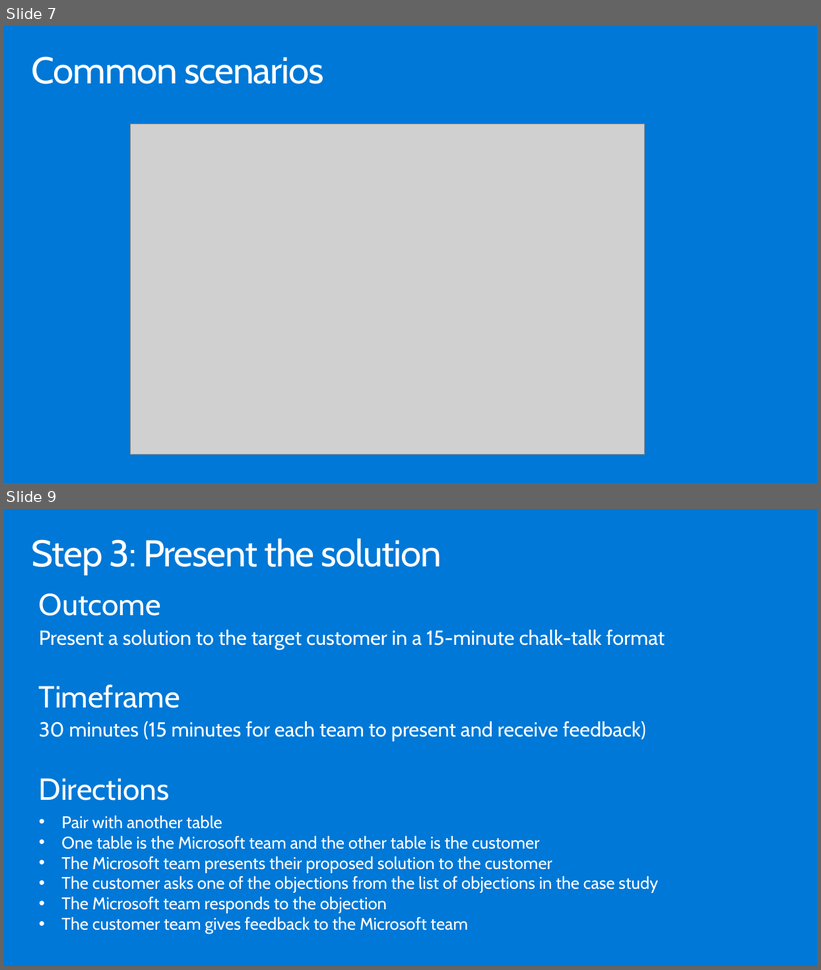
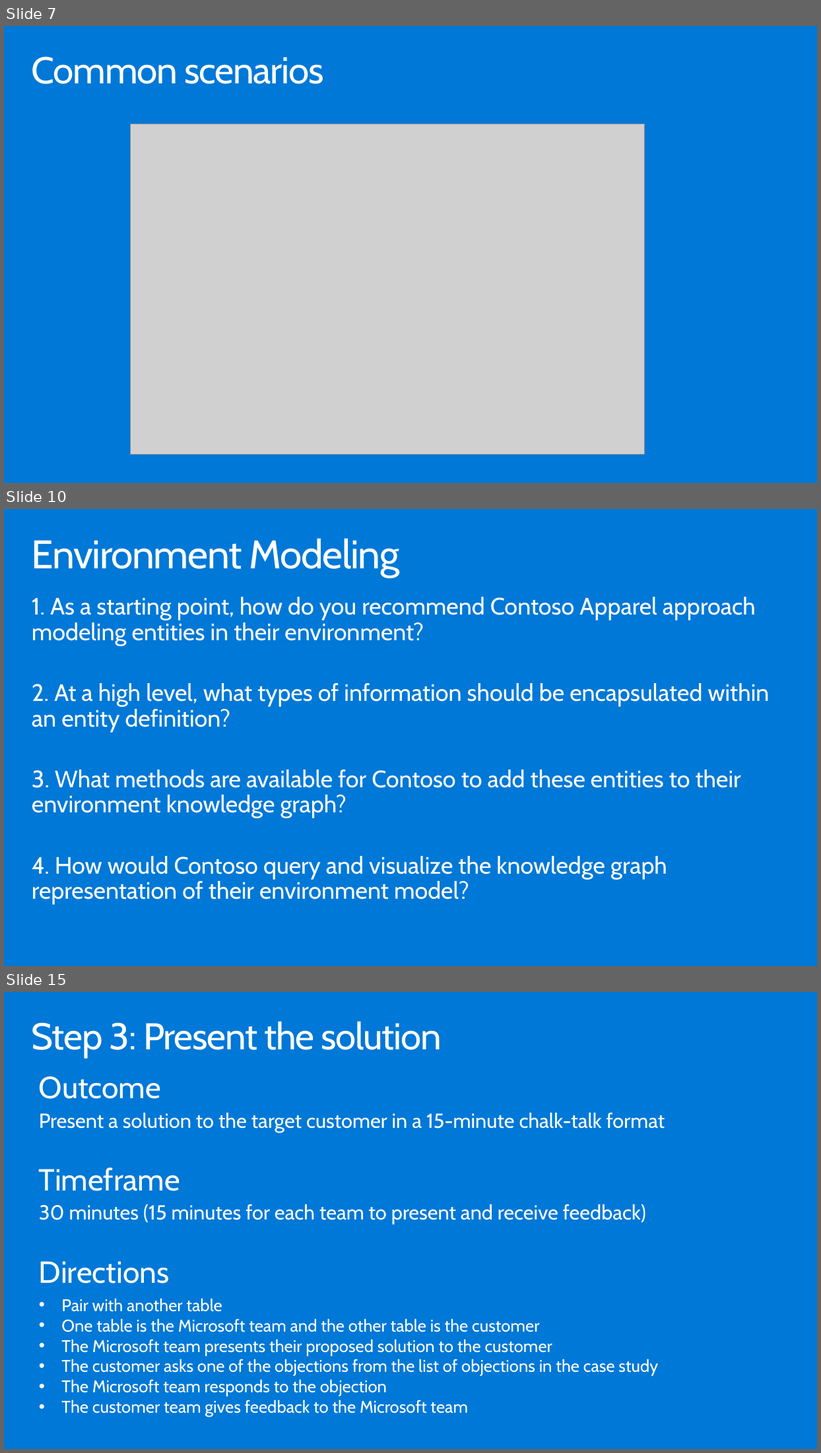
Before and after one commit to solliancenet/microsoft-leveraging-azure-digital-twins-supply-chain, a slide deck: Whiteboard design session/WDS trainer presentation - Leveraging Azure Digital Twins in a supply chain.pptx. Shown one above the other, each under a label of ours: slides 7 and 9 before the commit, slides 7, 10 and 15 after it; the slides between them are not shown. The pictures are 821x970 and 821x1453 pixels, drawn with LibreOffice and Linux fonts; fonts in the diff are those of the drawing; grey boxes stand for pictures. Boxes give left, top, right and bottom in pixels: in the first picture for what was removed or moved away, otherwise in the second. Text is boxed around its words. In the diff, an @@ line names an element or a change of style, - is before the commit and + after.

```diff
--- a/Whiteboard design session/WDS trainer presentation - Leveraging Azure Digital Twins in a supply chain.pptx
+++ b/Whiteboard design session/WDS trainer presentation - Leveraging Azure Digital Twins in a supply chain.pptx
@@ slide 10 added at box(4, 509, 817, 966), background #0078D7 @@
@@ title added at box(32, 538, 400, 577), 47 pt, text #FFFFFF @@
+Environment Modeling
@@ text added at box(32, 597, 770, 905), 28 pt, text #FFFFFF @@
+1. As a starting point, how do you recommend Contoso Apparel approach modeling entities in their environment?
+2. At a high level, what types of information should be encapsulated within an entity definition?
+3. What methods are available for Contoso to add these entities to their environment knowledge graph?
+4. How would Contoso query and visualize the knowledge graph representation of their environment model?
@@ what was slide 9 is now slide 15 @@
```
Also in this commit, not shown: 5 other slides added, 5 other files.
